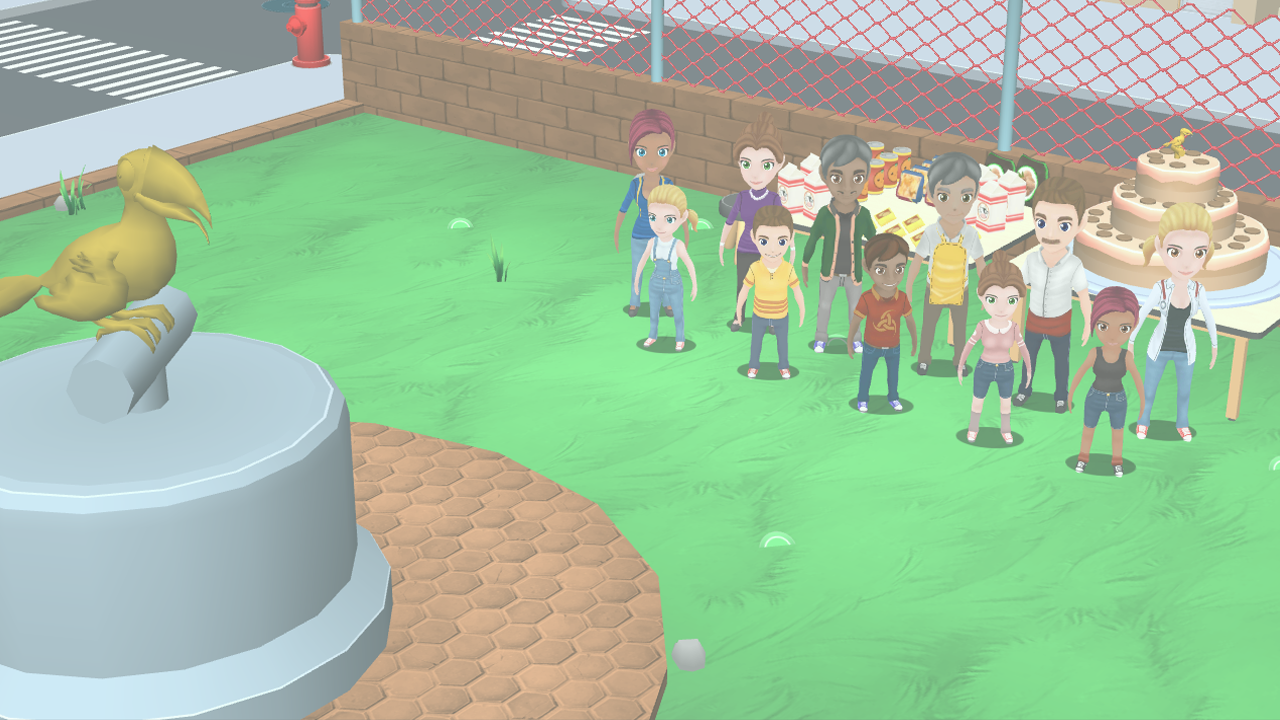
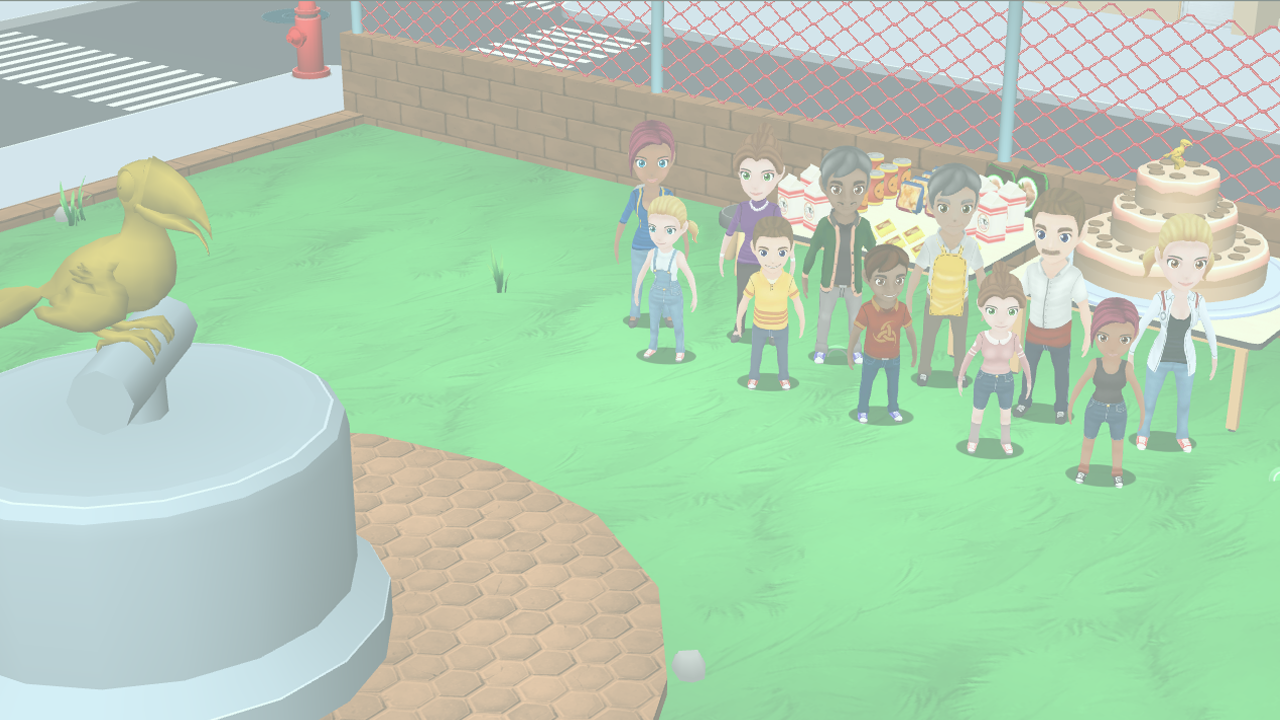
Layer changes from the first (1280, 720) image to the second:
"Capa 2": opacity 65% → 50%, painted on it over [0, 0, 1280, 720]
